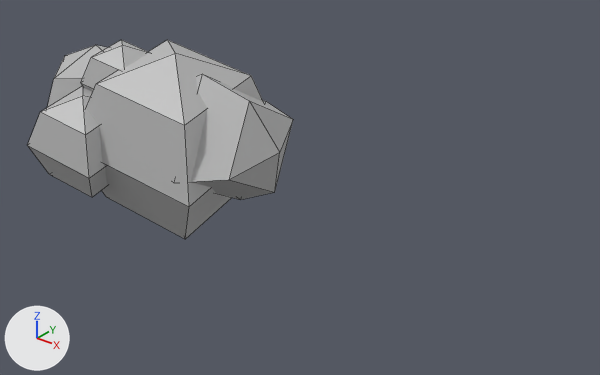
A saved change to the FBX model FishPunch Project/TrickyTracks/Assets/TrickyTracks/Meshes/Environment/Clouds/Clouds_002_Sky_001_Split_002.fbx.
Rendered twice from a 50 mm lens placed at (58.8, -74.6, 45.3), pointed at (-3.7, 3.5, -3.1). Lighting does not change. The marker at lower left points along +X, +Y and +Z. Mesh edges are drawn as thin lines. Where no turn or scale is listed for an object, it has been applied to the vertices.

Names of what the first picture shows: 'Clouds_002_Sky_001_Split_002'.
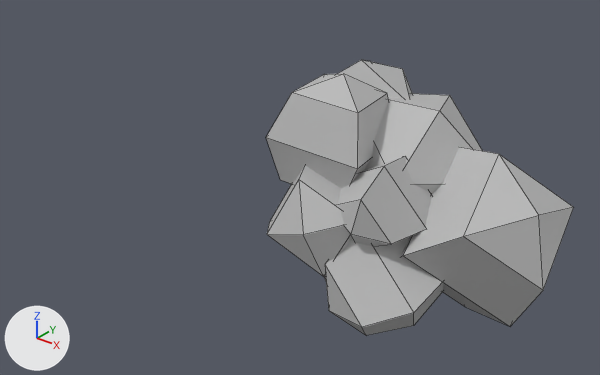
Location of each change, (x1, y1, x2, y2) in pixels of the pictures (600 x 375 px; the box of a moved part takes in the faces that stretch with it):
'Clouds_002_Sky_001_Split_002', reshaped, moved (15% wider, 38% taller): before (27, 40, 293, 239); after (266, 60, 573, 335)
part 1 of me_mesh, moved or reshaped: before (191, 74, 293, 199); after (338, 156, 432, 246)
part 2 of me_mesh, moved or reshaped: before (86, 40, 263, 239); after (325, 236, 443, 335)
part 3 of me_mesh, moved or reshaped: before (81, 40, 149, 92); after (266, 74, 389, 188)
part 4 of me_mesh, moved or reshaped: before (47, 45, 108, 108); after (338, 60, 412, 99)
part 5 of me_mesh, moved or reshaped (not visible before): after (324, 93, 483, 281)
part 6 of me_mesh, moved or reshaped: before (27, 86, 107, 197); after (401, 147, 573, 327)
part 7 of me_mesh, added: after (267, 166, 352, 277)

The change in detail:
me_mesh has 84 vertices, 96 faces and spans x -41.7..3.4, y -17.5..11.1, z -16.5..10.5.
me_mesh is used by ob_clouds_002_sky_001_split_002; location (-8.87, 2.56, 2.98).
me_mesh part 1: the loose piece of 14 vertices spanning x -16.4..3.4, y -11.4..8.6, z -11.5..8.5 is multiplied about its middle by the matrix ((-0.081, 0.507, 0.256), (-0.531, 0.025, -0.217), (-0.203, -0.268, 0.465)), then moved by (6.6, -6.6, 3.7).
me_mesh part 2: the loose piece of 14 vertices spanning x -25.6..-3.3, y -14.1..9.0, z -16.5..10.5 is multiplied about its middle by the matrix ((0.333, 0.294, -0.331), (-0.153, -0.312, -0.432), (-0.416, 0.351, -0.106)), then moved by (15.7, -5.4, -3.9).
me_mesh part 3: the loose piece of 14 vertices spanning x -26.5..-17.4, y -9.5..0.0, z -1.0..10.2 is multiplied about its middle by the matrix ((1.328, -0.088, -0.156), (0.116, 1.312, 0.247), (0.137, -0.259, 1.308)), then moved by (13.6, -1.1, 2.6).
me_mesh part 4: the loose piece of 14 vertices spanning x -41.7..-19.3, y -13.7..8.6, z -13.7..7.7 is multiplied about its middle by the matrix ((0.193, -0.62, 0.322), (0.526, 0.349, 0.357), (-0.46, 0.139, 0.543)), then moved by (20.1, 5.0, 9.8).
me_mesh part 5: the loose piece of 14 vertices spanning x -29.6..-17.3, y -1.7..11.1, z -10.5..4.5 is multiplied about its middle by the matrix ((1.103, -1.365, 0.401), (1.422, 1.073, -0.26), (-0.042, 0.476, 1.735)), then moved by (18.5, -3.0, 1.3).
me_mesh part 6: the loose piece of 14 vertices spanning x -29.6..-17.3, y -17.5..-4.7, z -10.5..4.5 is multiplied about its middle by the matrix ((1.083, -0.162, 0.719), (0.394, 1.207, -0.322), (-0.623, 0.482, 1.047)), then moved by (32.5, 10.0, 1.3).
me_mesh part 7: the loose piece of 14 vertices spanning x -16.4..3.4, y -11.4..8.6, z -11.5..8.5 is copied, and the copy is multiplied about its middle by the matrix ((0.169, 0.762, -0.072), (-0.764, 0.173, 0.038), (0.053, 0.062, 0.78)), then moved by (-0.4, -7.0, 0.2); it spans x -14.2..0.5, y -15.8..-0.9, z -8.9..6.3.
Object 'Clouds_002_Sky_001_Split_002' (ob_clouds_002_sky_001_split_002) moves from (-8.87, 2.56, 2.98) to (14.37, 3.46, 1.28).
